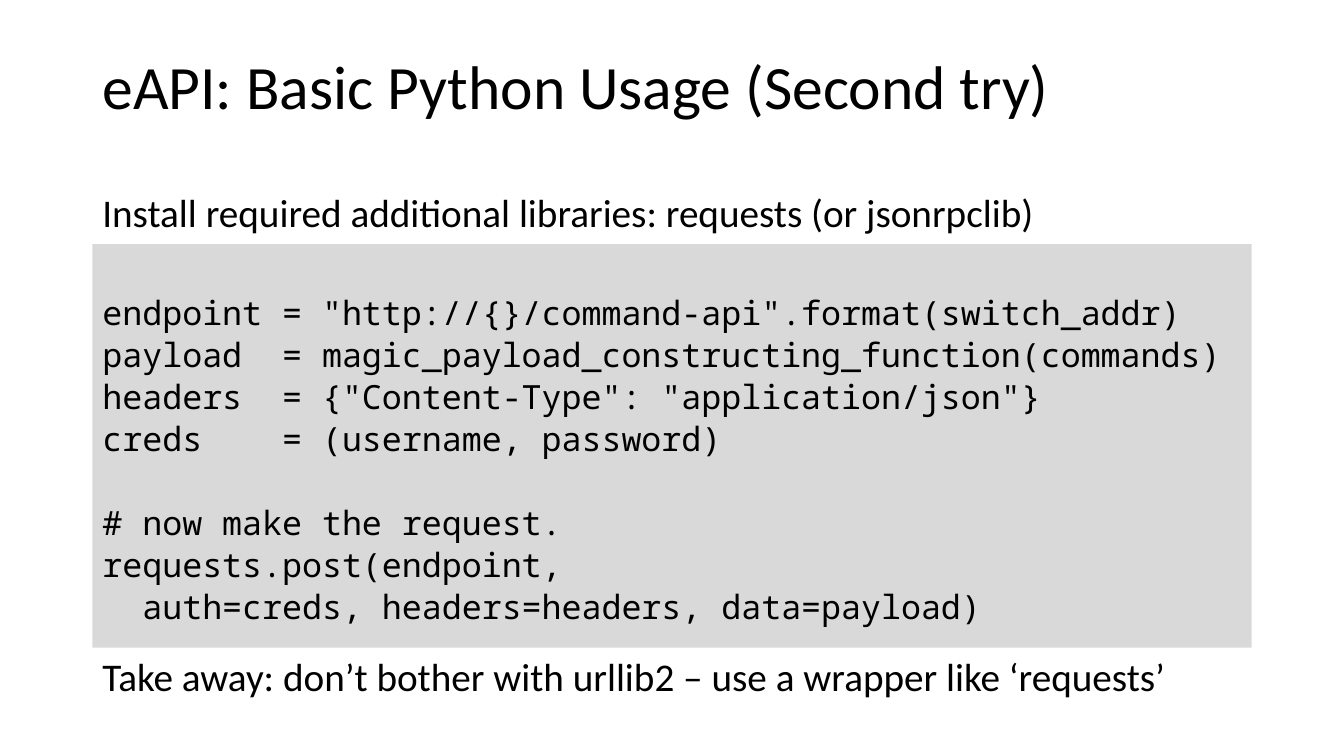
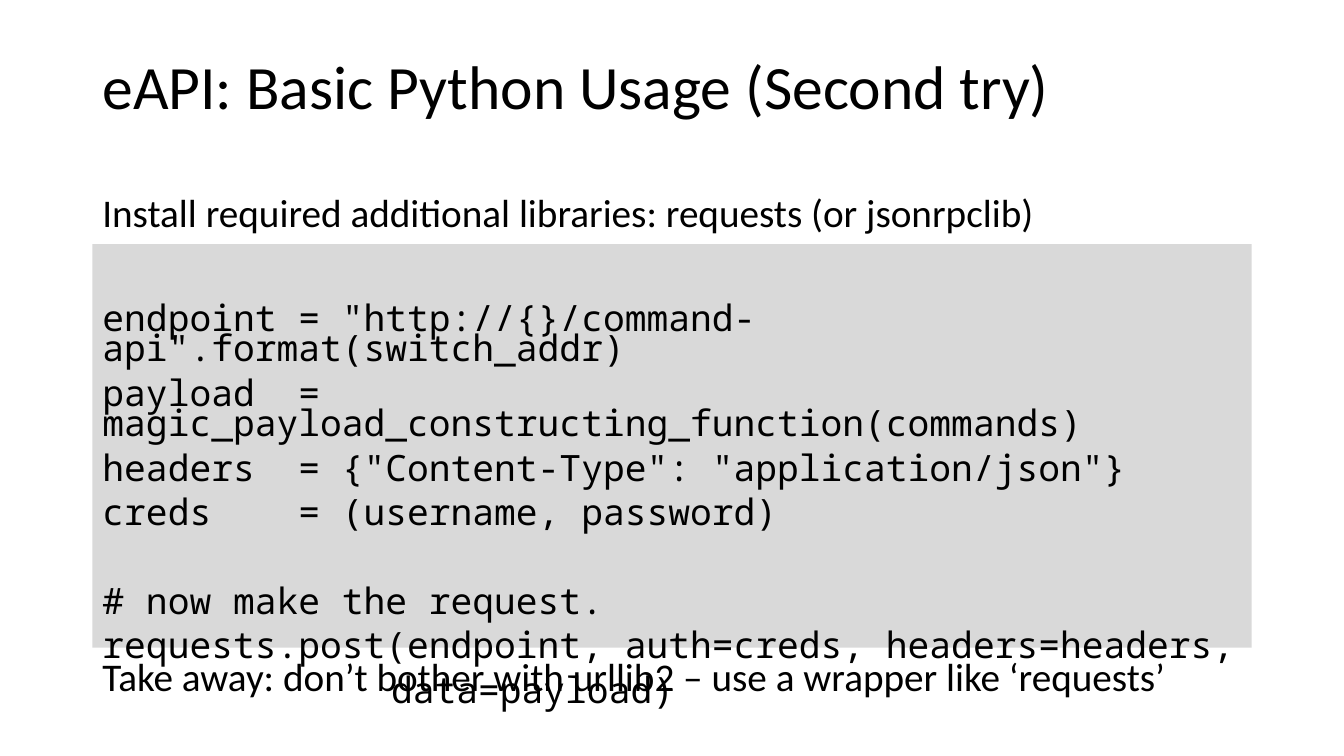
Before and after one commit to arista-northwest/arista-programmability, a slide deck: slide 8 of Arista Programmability.pptx. Drawn at 1344x756 pixels with LibreOffice and Linux fonts; fonts in the diff are those of the drawing. Boxes give left, top, right and bottom in pixels: in the first picture for what was removed or moved away, otherwise in the second. Text is boxed around its words. In the diff, an @@ line names an element or a change of style, - is before the commit and + after.

Commit message:
typos cleanup

```diff
--- a/Arista Programmability.pptx
+++ b/Arista Programmability.pptx
@@ text at bbox=[102, 303, 1126, 623]: size 23.8 to 25.9 pt in "endpoint = "http://{}/command-api".format(switch_addr)", "payload = magic_payload_constructing_function(commands)", "headers = {"Content-Type": "application/json"}", "creds = (username, password)" and 1 more places @@
@@ text at bbox=[102, 630, 1234, 668]: text changed; size 23.8 to 25.9 pt @@
-requests.post(endpoint,
-auth=creds, headers=headers, data=payload)
+requests.post(endpoint, auth=creds, headers=headers,
+data=payload)
```
Also in this commit, not shown: 1 other slide changed.
